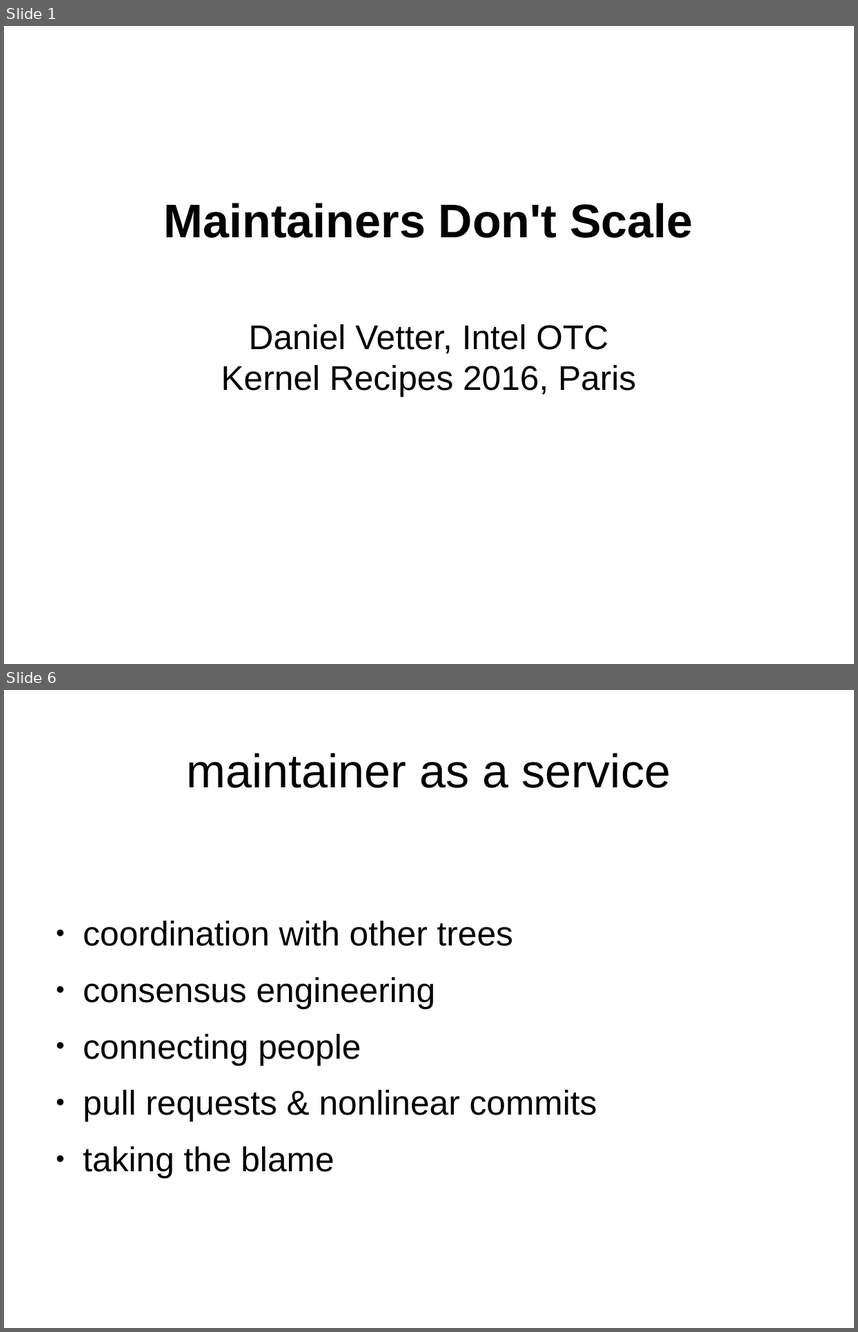
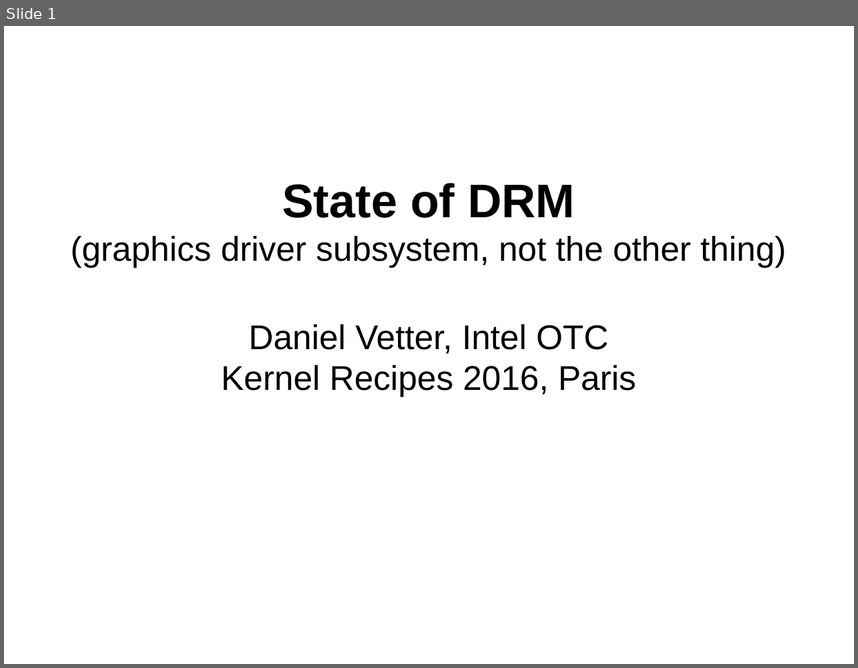
Before and after one commit to danvet/danvet.github.io, a slide deck: slides/kernel-recipes-2016-state-of-drm.odp. Shown one above the other, each under a label of ours: slides 1 and 6 before the commit, slide 1 after it; the slides between them are not shown. The pictures are 858x1332 and 858x668 pixels, drawn with LibreOffice and Linux fonts; fonts in the diff are those of the drawing. Boxes give left, top, right and bottom in pixels: in the first picture for what was removed or moved away, otherwise in the second. Text is boxed around its words. In the diff, an @@ line names an element or a change of style, - is before the commit and + after.

```diff
--- a/slides/kernel-recipes-2016-state-of-drm.odp
+++ b/slides/kernel-recipes-2016-state-of-drm.odp
@@ slide 6 removed at bbox=[4, 690, 854, 1328], background #FFFFFF @@
@@ title removed at bbox=[187, 753, 671, 788] @@
-maintainer as a service
@@ text removed at bbox=[83, 920, 597, 1177] @@
-● coordination with other trees
-● consensus engineering
-● connecting people
-● pull requests & nonlinear commits
-● taking the blame
@@ slide 1 changed as well @@
@@ title at bbox=[70, 183, 786, 267]: text changed; size 44 to 32 pt; bold off @@
-Maintainers Don't Scale
+State of DRM
+(graphics driver subsystem, not the other thing)
```
Also in this commit, not shown: 1 other slide changed, 19 slides added, 9 other slides removed, 1 other file.
